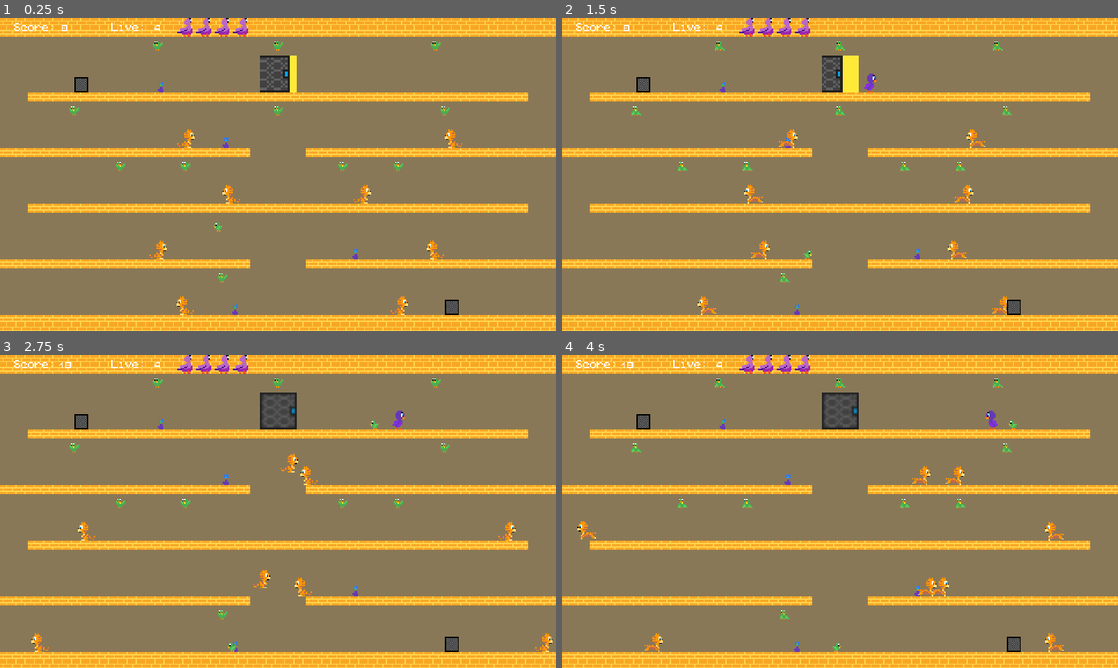
Above: before the commit, frames 1-4 (two rows, left to right).
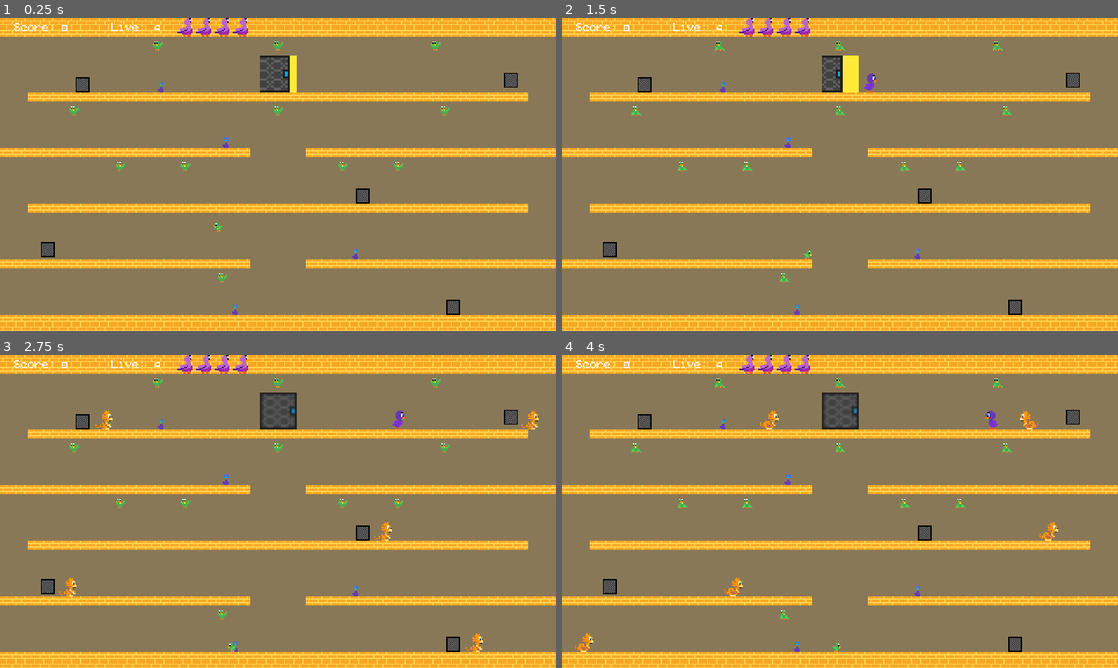
Above: after the commit, the same moments.

Repository: jordanhalase/Capstone6
Game: Godot game, scene res://Maps/BasicMap.tscn
Two runs of this game, one before a commit and one after it. Both use one fixed random seed, a clock stepped at 60 frames per second and the inputs below.
Inputs (mouse positions are in pixels of both pictures, inside the frame that each line leads up to):
- Up to frame 1 (0.25 s): no input
- Up to frame 2 (1.5 s): tap Enter at 0.5 s; move the mouse to (962, 158) at 0.52 s; hold Right (ui_right) 0.53-1.25 s; click (962, 158) at 0.67 s; drag from (728, 190) to (840, 74) at 1.27 s
- Up to frame 3 (2.75 s): move the mouse to (333, 442) at 2.02 s; hold Right (ui_right) from 2.03 s (still down)
- Up to frame 4 (4 s): release Right (ui_right) at 2.75 s; drag from (812, 574) to (723, 423) at 2.77 s; move the mouse to (1006, 558) at 3.52 s; hold Left (ui_left) from 3.53 s (still down)

The runs differ from the first frame. In frame 1, 1.2% of the frame differs, in the area x 7-94%, y 17-95%; in frame 2, 1.3%; in frame 3, 1.7%; in frame 4, 1.8%, in the area x 2-94%, y 2-95%.

Commit message:
cat spawner
implemented cat spawner
no animations

Diff:
--- a/Maps/BasicMap.tscn
+++ b/Maps/BasicMap.tscn
@@ -1,9 +1,8 @@
-[gd_scene load_steps=17 format=2]
+[gd_scene load_steps=16 format=2]
 
 [ext_resource path="res://Nodes/Player.tscn" type="PackedScene" id=1]
 [ext_resource path="res://Nodes/BirdUnchained.tscn" type="PackedScene" id=2]
 [ext_resource path="res://Scripts/CyclicMap.gd" type="Script" id=3]
-[ext_resource path="res://Nodes/Cat.tscn" type="PackedScene" id=4]
 [ext_resource path="res://Nodes/AIBlock.tscn" type="PackedScene" id=5]
 [ext_resource path="res://Nodes/BirdStationary.tscn" type="PackedScene" id=6]
 [ext_resource path="res://Maps/Tiles/tile.png" type="Texture" id=7]
@@ -107,34 +106,6 @@
 [node name="BirdUnchained" parent="CyclicMap" instance=ExtResource( 2 )]
 position = Vector2( 184, 176 )
 
-[node name="Cat" parent="CyclicMap" instance=ExtResource( 4 )]
-position = Vector2( 200, 152 )
-facesRight = false
-
-[node name="Cat2" parent="CyclicMap" instance=ExtResource( 4 )]
-position = Vector2( 312, 152 )
-
-[node name="Cat3" parent="CyclicMap" instance=ExtResource( 4 )]
-position = Vector2( 160, 104 )
-
-[node name="Cat4" parent="CyclicMap" instance=ExtResource( 4 )]
-position = Vector2( 392, 104 )
-facesRight = false
-
-[node name="Cat5" parent="CyclicMap" instance=ExtResource( 4 )]
-position = Vector2( 376, 200 )
-facesRight = false
-
-[node name="Cat6" parent="CyclicMap" instance=ExtResource( 4 )]
-position = Vector2( 136, 200 )
-
-[node name="Cat7" parent="CyclicMap" instance=ExtResource( 4 )]
-position = Vector2( 160, 248 )
-facesRight = false
-
-[node name="Cat8" parent="CyclicMap" instance=ExtResource( 4 )]
-position = Vector2( 344, 248 )
-
 [node name="AIBlock" parent="CyclicMap" instance=ExtResource( 5 )]
 position = Vector2( 224, 160 )
 jumpAcross = false
@@ -247,6 +218,15 @@
 
 [node name="CatSpawn2" parent="CyclicMap" instance=ExtResource( 11 )]
 position = Vector2( 392, 248 )
+
+[node name="CatSpawn3" parent="CyclicMap" instance=ExtResource( 11 )]
+position = Vector2( 41.5, 198 )
+
+[node name="CatSpawn4" parent="CyclicMap" instance=ExtResource( 11 )]
+position = Vector2( 442, 52.5 )
+
+[node name="CatSpawn5" parent="CyclicMap" instance=ExtResource( 11 )]
+position = Vector2( 313.5, 152 )
 
 [node name="background" type="Sprite" parent="."]
 visible = false
--- a/Nodes/Cat.tscn
+++ b/Nodes/Cat.tscn
@@ -16,14 +16,14 @@
 "name": "run",
 "speed": 5.0
 }, {
+"frames": [ ExtResource( 2 ) ],
+"loop": true,
+"name": "sit",
+"speed": 5.0
+}, {
 "frames": [ ExtResource( 5 ) ],
 "loop": true,
 "name": "jump",
-"speed": 5.0
-}, {
-"frames": [ ExtResource( 2 ) ],
-"loop": true,
-"name": "sit",
 "speed": 5.0
 } ]
 
--- /dev/null
+++ b/Nodes/CatSpawn.gd
@@ -0,0 +1,29 @@
+extends Node2D
+
+const CAT := preload("res://Nodes/Cat.tscn")
+
+var alive = false
+
+onready var map: CyclicMap = get_parent()
+
+# Called when the node enters the scene tree for the first time.
+func _ready() -> void:
+	pass # Replace with function body.
+
+
+# Called every frame. 'delta' is the elapsed time since the previous frame.
+func _physics_process(delta: float) -> void:
+	map.level_wrap(self)
+
+	if !alive:
+		$Timer.start()
+		#get_parent().add_child(cat)
+		alive = true
+	pass
+
+func _on_Timer_timeout() -> void:
+	var cat = CAT.instance()
+	cat.spawnNode = self
+	cat.position = $Position2D.global_position
+	get_parent().add_child(cat)
+	alive = true
--- a/Nodes/CatSpawn.tscn
+++ b/Nodes/CatSpawn.tscn
@@ -1,8 +1,9 @@
-[gd_scene load_steps=5 format=2]
+[gd_scene load_steps=6 format=2]
 
 [ext_resource path="res://Sprites/CatSpawn/crate1.png" type="Texture" id=1]
 [ext_resource path="res://Sprites/CatSpawn/crate3.png" type="Texture" id=2]
 [ext_resource path="res://Sprites/CatSpawn/crate2.png" type="Texture" id=3]
+[ext_resource path="res://Nodes/CatSpawn.gd" type="Script" id=4]
 
 [sub_resource type="SpriteFrames" id=1]
 animations = [ {
@@ -18,8 +19,18 @@
 } ]
 
 [node name="CatSpawn" type="Node2D"]
+script = ExtResource( 4 )
 
 [node name="AnimatedSprite" type="AnimatedSprite" parent="."]
+position = Vector2( 1.45841, -0.441942 )
 frames = SubResource( 1 )
 animation = "idle"
 playing = true
+
+[node name="Position2D" type="Position2D" parent="."]
+position = Vector2( -0.132582, 0.486135 )
+
+[node name="Timer" type="Timer" parent="."]
+wait_time = 1.5
+one_shot = true
+[connection signal="timeout" from="Timer" to="." method="_on_Timer_timeout"]
--- a/Scripts/Cat.gd
+++ b/Scripts/Cat.gd
@@ -25,6 +25,8 @@
 # Used similarly to `thinking` but for decisions where the
 # cat stays on the ground
 var reversed: bool = false
+
+var spawnNode = null
 
 onready var player := get_node("../Player")
 onready var map: CyclicMap = get_parent()
--- a/Scripts/Weapon_In_Motion.gd
+++ b/Scripts/Weapon_In_Motion.gd
@@ -35,6 +35,7 @@
 		if !hit_cat:
 			hit_cat = true
 			$Timer.start()
+		body.spawnNode.alive = false
 
 # This is called AFTER hitting a cat.
 func _on_Timer_timeout() -> void:
